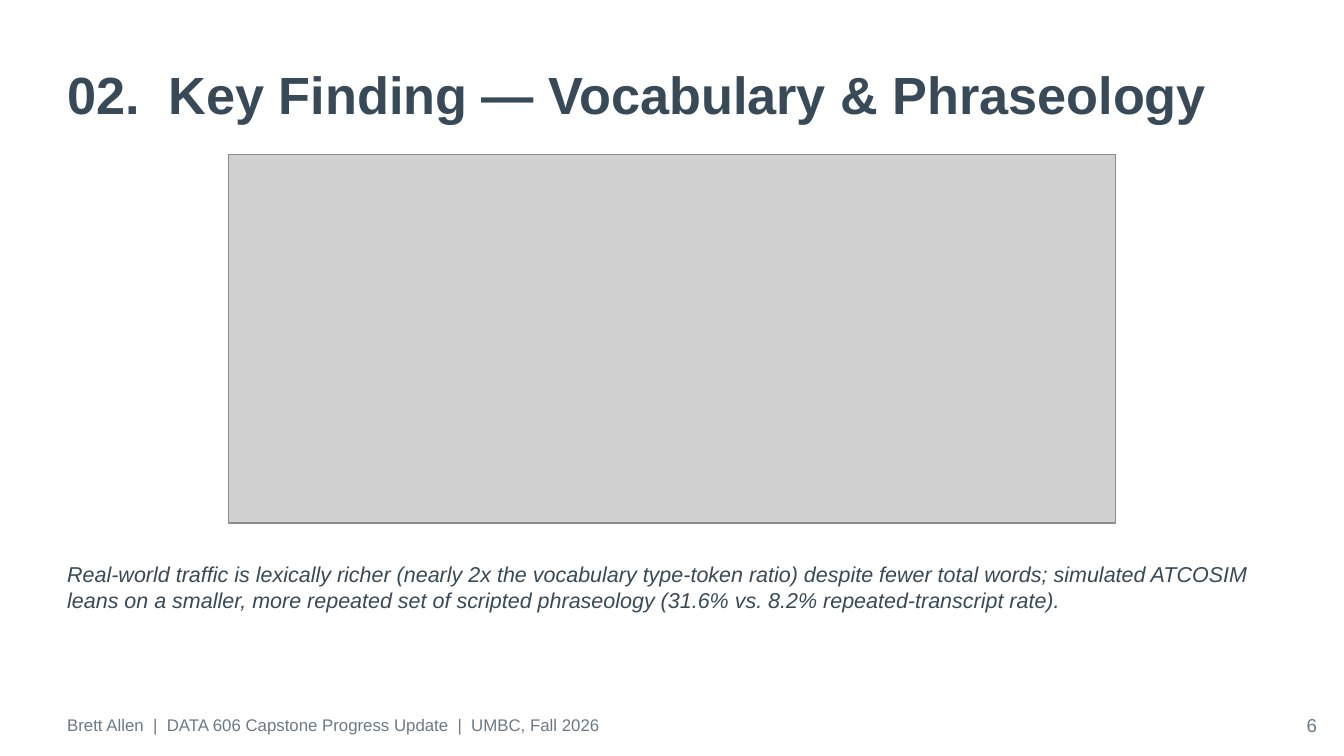
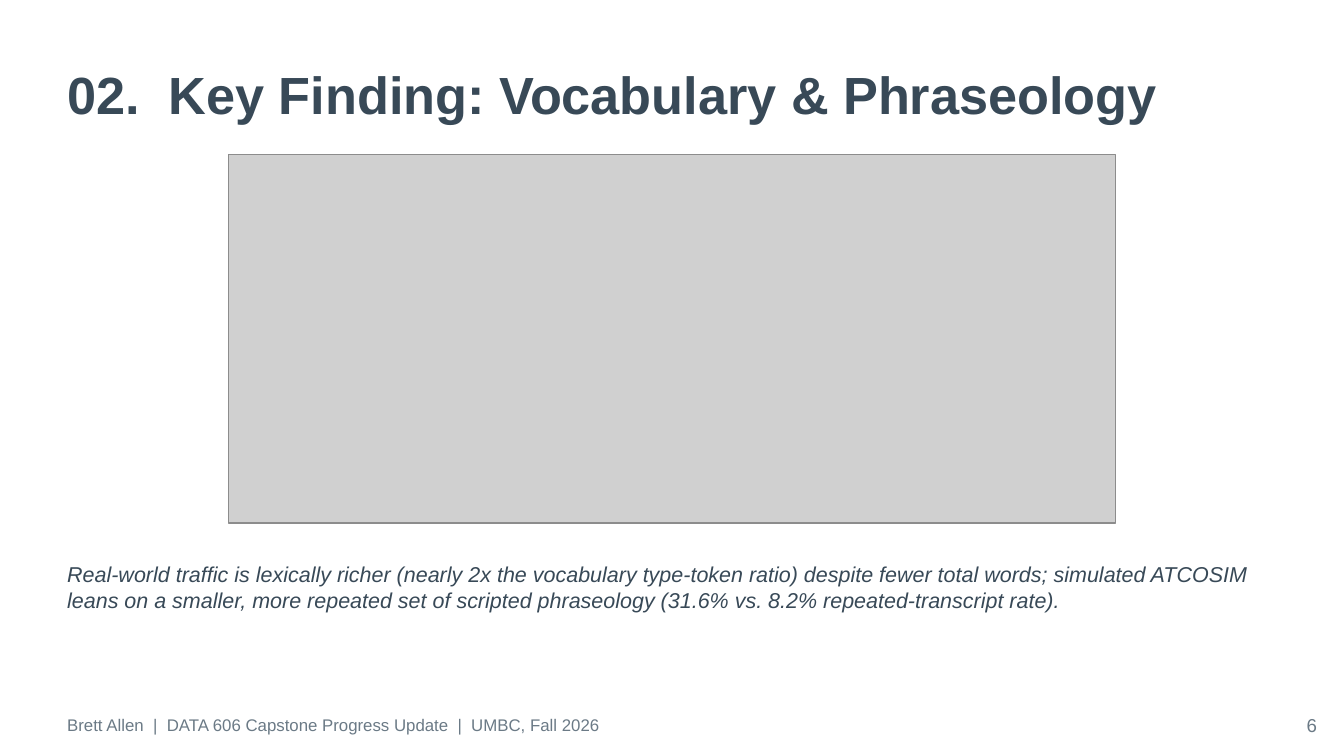
Before and after one commit to BrettFX/UMBC-DATA606-Capstone, a slide deck: slide 6 of docs/Allen_DATA_606_Capstone_Progress_Update.pptx. Drawn at 1344x756 pixels with LibreOffice and Linux fonts; fonts in the diff are those of the drawing; grey boxes stand for pictures. Boxes give left, top, right and bottom in pixels: in the first picture for what was removed or moved away, otherwise in the second. Text is boxed around its words. In the diff, an @@ line names an element or a change of style, - is before the commit and + after.

```diff
--- a/docs/Allen_DATA_606_Capstone_Progress_Update.pptx
+++ b/docs/Allen_DATA_606_Capstone_Progress_Update.pptx
@@ text at (67,76,1156,125): text changed @@
-02. Key Finding — Vocabulary & Phraseology
+02. Key Finding: Vocabulary & Phraseology
```
Also in this commit, not shown: 9 other slides changed, 5 other files.
